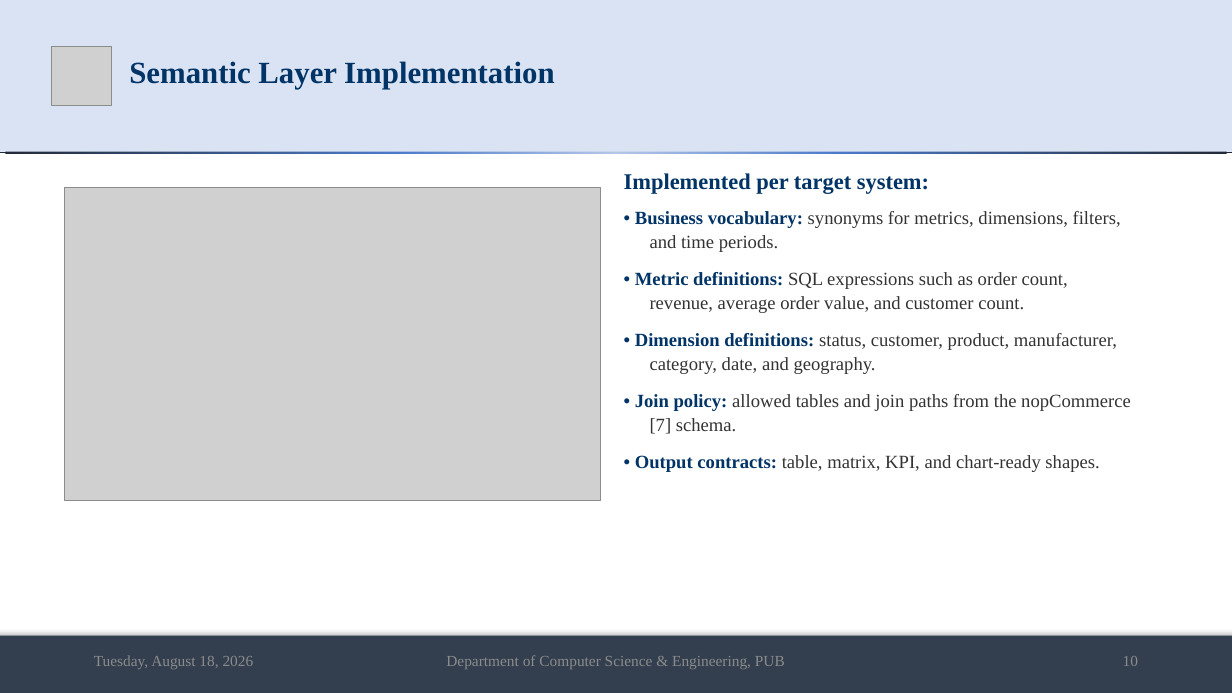
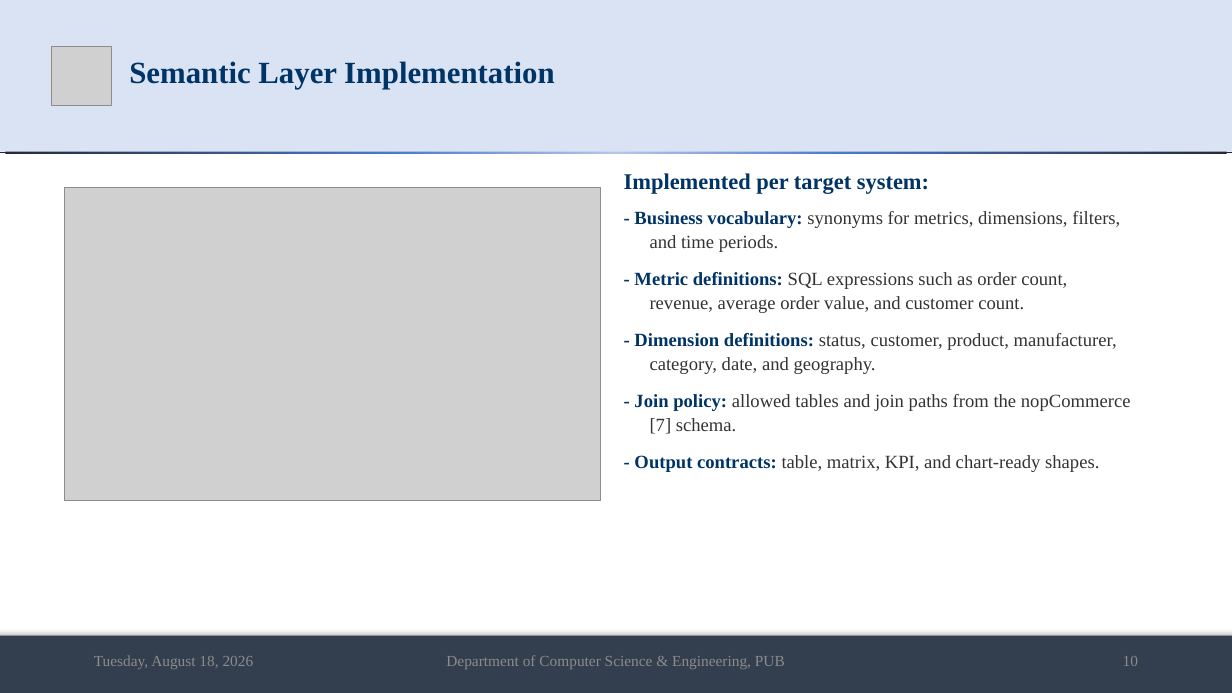
Before and after one commit to md-riaz/AEGIS-Research, a slide deck: slide 10 of docs/scripts/Md_Riaz_Final_Defense_0322310105101024.pptx. Drawn at 1232x693 pixels with LibreOffice and Linux fonts; fonts in the diff are those of the drawing; grey boxes stand for pictures. Boxes give left, top, right and bottom in pixels: in the first picture for what was removed or moved away, otherwise in the second. Text is boxed around its words. In the diff, an @@ line names an element or a change of style, - is before the commit and + after.

```diff
--- a/docs/scripts/Md_Riaz_Final_Defense_0322310105101024.pptx
+++ b/docs/scripts/Md_Riaz_Final_Defense_0322310105101024.pptx
@@ text at (x1=634, y1=211, x2=1131, y2=472): text changed @@
-• Business vocabulary: synonyms for metrics, dimensions, filters, and time periods.
-• Metric definitions: SQL expressions such as order count, revenue, average order value, and customer count.
-• Dimension definitions: status, customer, product, manufacturer, category, date, and geography.
-• Join policy: allowed tables and join paths from the nopCommerce [7] schema.
-• Output contracts: table, matrix, KPI, and chart-ready shapes.
+- Business vocabulary: synonyms for metrics, dimensions, filters, and time periods.
+- Metric definitions: SQL expressions such as order count, revenue, average order value, and customer count.
+- Dimension definitions: status, customer, product, manufacturer, category, date, and geography.
+- Join policy: allowed tables and join paths from the nopCommerce [7] schema.
+- Output contracts: table, matrix, KPI, and chart-ready shapes.
```
Also in this commit, not shown: 12 other slides changed, 2 slides added, 2 slides removed, 15 other files.
